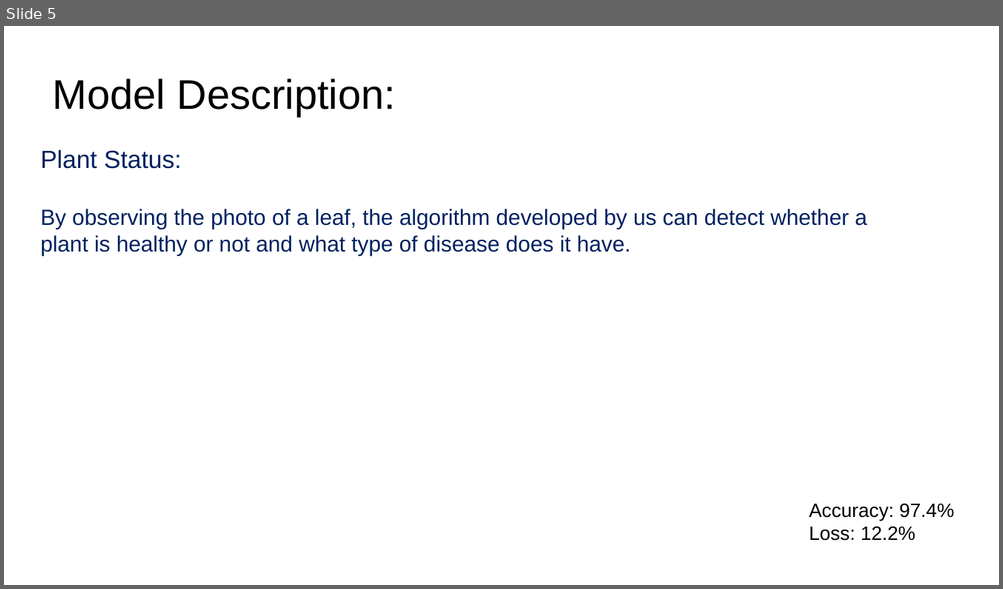
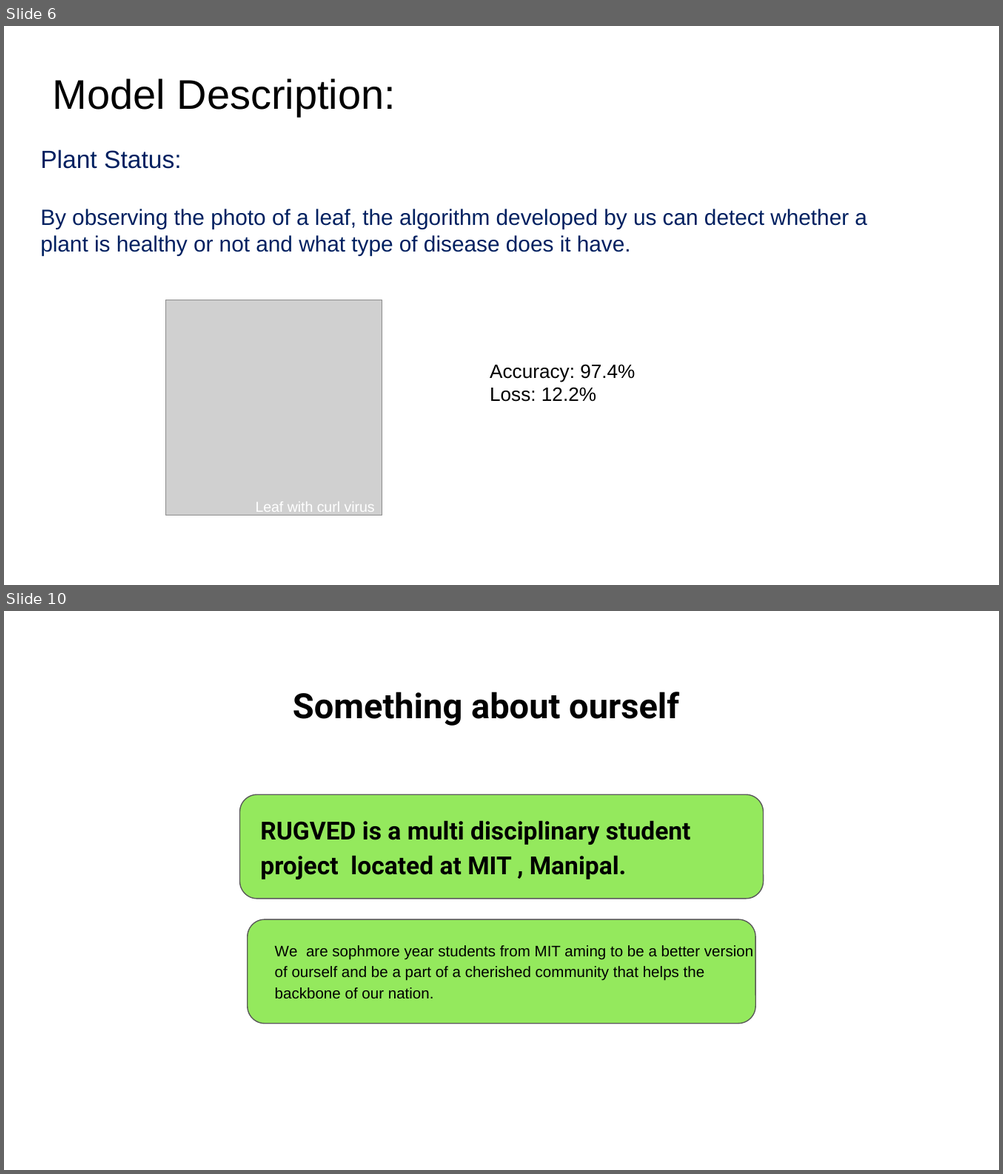
Before and after one commit to harshalplus1/hackmol4.0, a slide deck: HackMoL PPT Format.pptx. Shown one above the other, each under a label of ours: slide 5 before the commit, slides 6 and 10 after it; the slides between them are not shown. The pictures are 1003x589 and 1003x1174 pixels, drawn with LibreOffice and Linux fonts; fonts in the diff are those of the drawing; grey boxes stand for pictures; background and template pictures are left out. Boxes give left, top, right and bottom in pixels: in the first picture for what was removed or moved away, otherwise in the second. Text is boxed around its words. In the diff, an @@ line names an element or a change of style, - is before the commit and + after.

```diff
--- a/HackMoL PPT Format.pptx
+++ b/HackMoL PPT Format.pptx
@@ slide 10 added at [4,611,999,1170], background picture (left out) @@
@@ title added at [293,692,679,726], 25.2 pt, text #000000, bold @@
+Something about ourself
@@ rounded rectangle added at [240,795,762,900], fill #94E95D, outline #595959 0.75 pt @@
@@ text added at [260,820,691,880], 18 pt, text #000000, bold @@
+RUGVED is a multi disciplinary student project located at MIT , Manipal.
@@ rounded rectangle added at [247,920,756,1024], fill #94E95D, outline #595959 0.75 pt @@
@@ text added at [275,945,753,999], 11 pt, text #000000 @@
+We are sophmore year students from MIT aming to be a better version of ourself and be a part of a cherished community that helps the backbone of our nation.
@@ what was slide 5 is now slide 6 @@
@@ slide 6 changed as well @@
@@ picture added at [165,301,381,517] @@
@@ text "Accuracy: 97.4%": place and size @@
-text "Accuracy: 97.4%" at [808,503,953,541]
+text "Accuracy: 97.4%" at [489,364,634,402]
@@ text added at [256,502,375,516], 10.5 pt, text #FFFFFF @@
+Leaf with curl virus
```
Also in this commit, not shown: 4 other slides changed, 4 other slides added, 2 slides removed.
